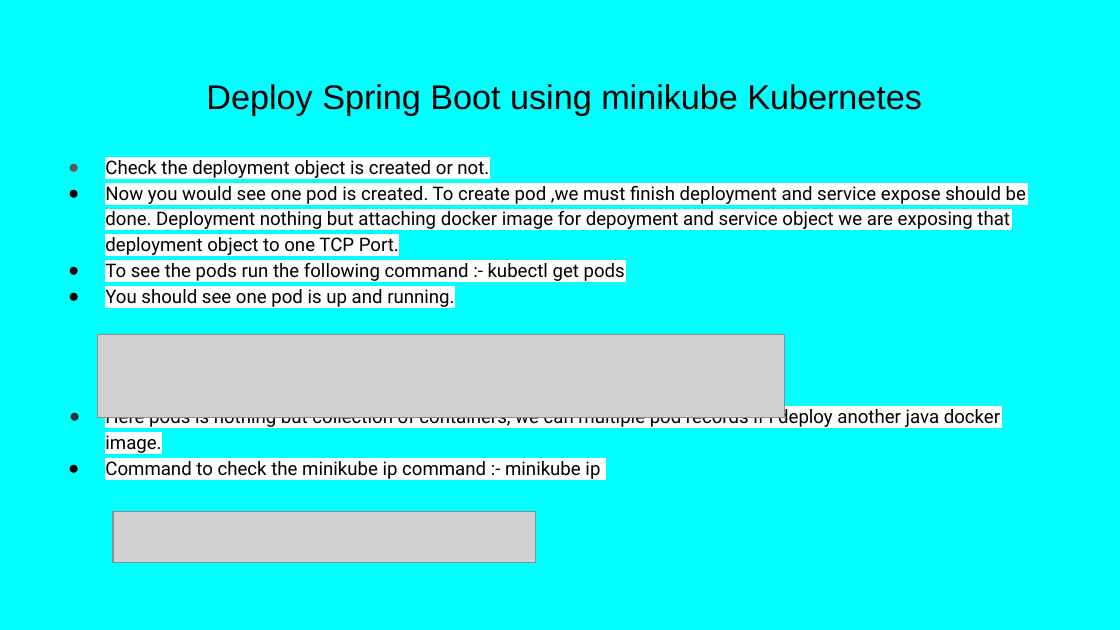
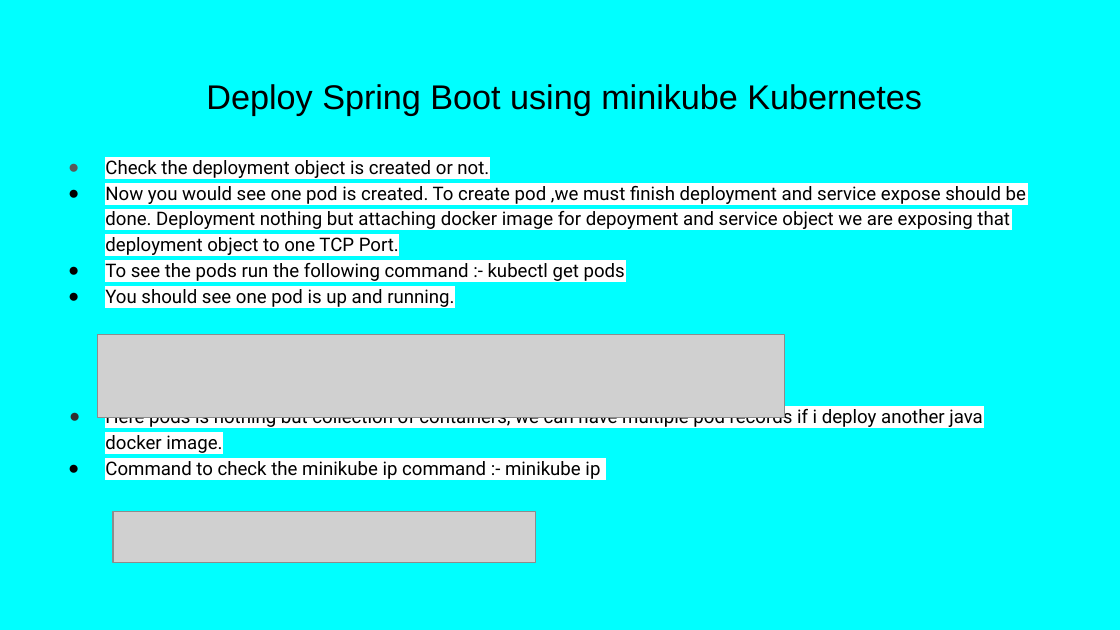
Before and after one commit to Balaji504/DevOpsProject, a slide deck: slide 15 of docs/Kubernetes.pptx. Drawn at 1120x630 pixels with LibreOffice and Linux fonts; fonts in the diff are those of the drawing; grey boxes stand for pictures. Boxes give left, top, right and bottom in pixels: in the first picture for what was removed or moved away, otherwise in the second. Text is boxed around its words. In the diff, an @@ line names an element or a change of style, - is before the commit and + after.

Commit message:
Kubernetes and Docker PPT Updated
Kubernetes and Docker PPT Updated

```diff
--- a/docs/Kubernetes.pptx
+++ b/docs/Kubernetes.pptx
@@ text at (x1=105, y1=406, x2=982, y2=455): text changed @@
-● Here pods is nothing but collection of containers, we can multiple pod records if i deploy another java docker image.
+● Here pods is nothing but collection of containers, we can have multiple pod records if i deploy another java docker image.
```
Also in this commit, not shown: 1 other slide changed, 3 other files.
